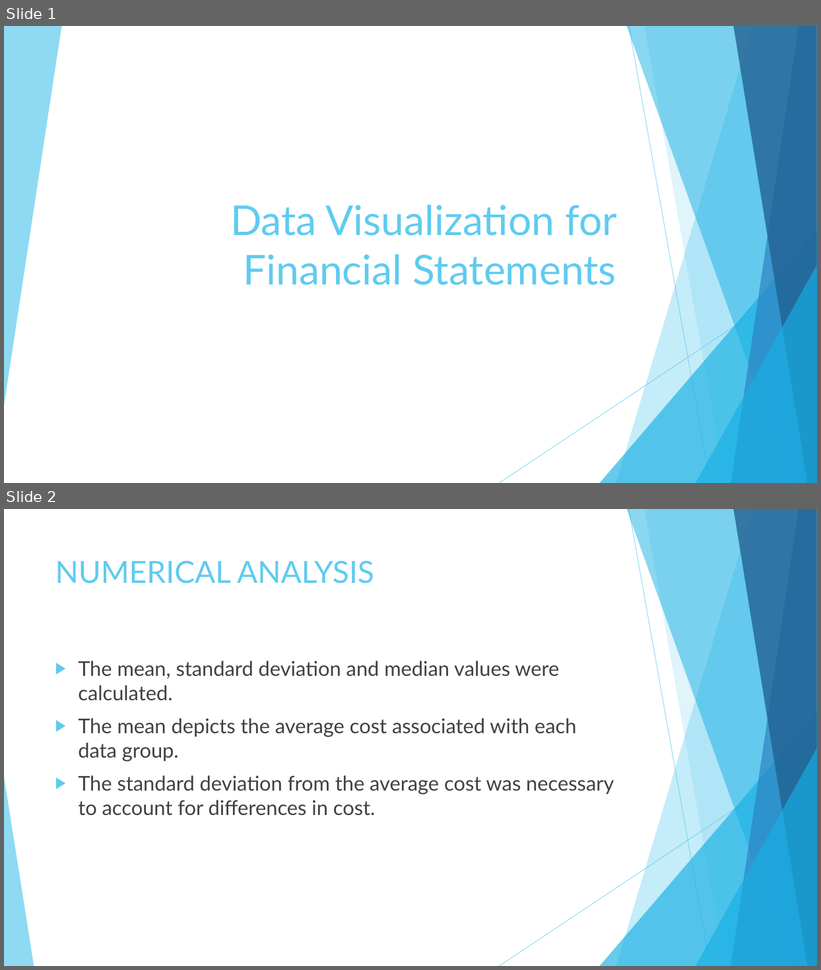
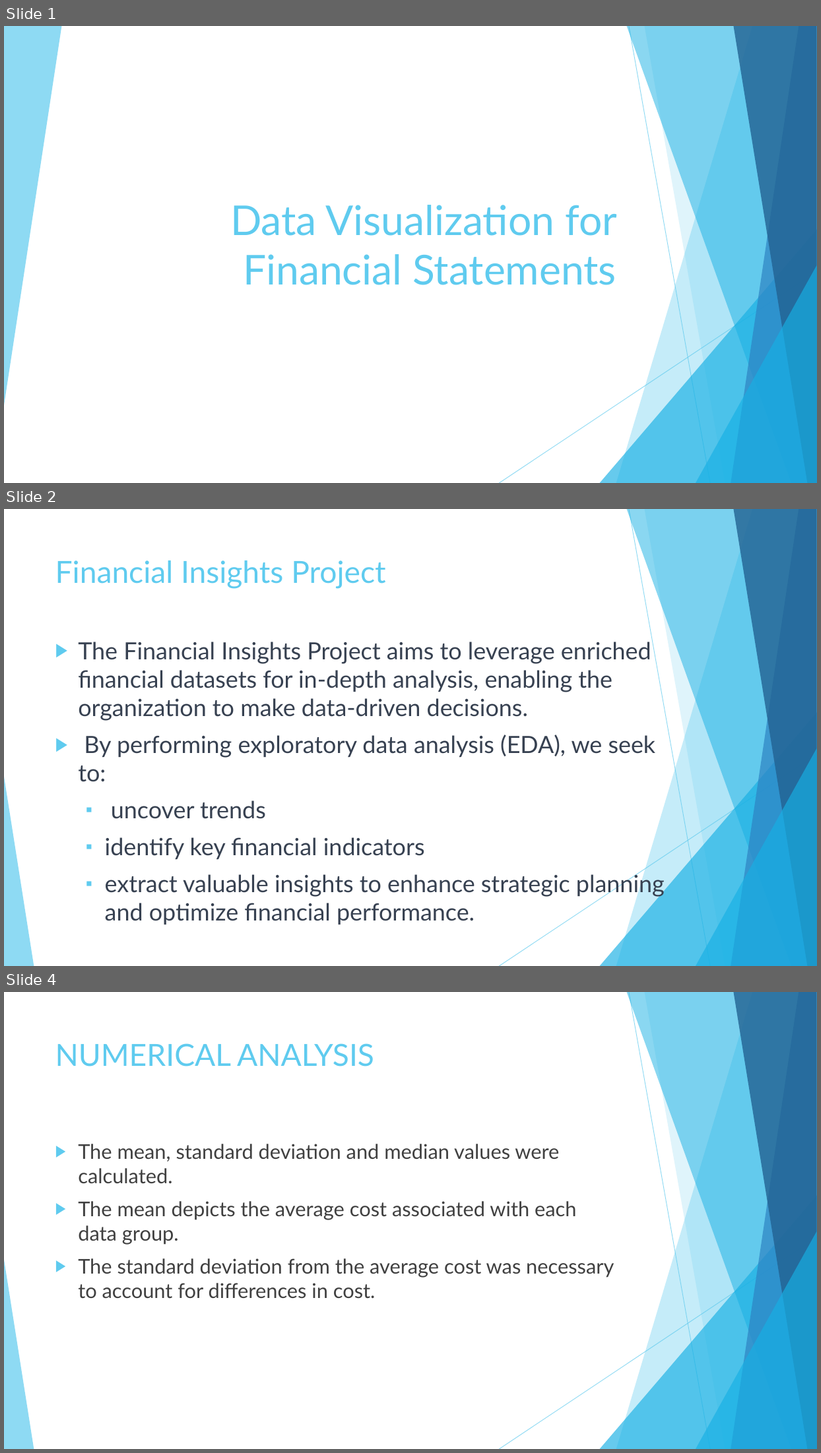
Before and after one commit to chogevic/dsc-dvp-project02, a slide deck: Data Visualization for Financial Statements.pptx. Shown one above the other, each under a label of ours: slides 1 and 2 before the commit, slides 1, 2 and 4 after it; the slides between them are not shown. The pictures are 821x970 and 821x1453 pixels, drawn with LibreOffice and Linux fonts; fonts in the diff are those of the drawing. Boxes give left, top, right and bottom in pixels: in the first picture for what was removed or moved away, otherwise in the second. Text is boxed around its words. In the diff, an @@ line names an element or a change of style, - is before the commit and + after.

```diff
--- a/Data Visualization for Financial Statements.pptx
+++ b/Data Visualization for Financial Statements.pptx
@@ slide 2 added at (4, 509, 817, 966), background #FFFFFF; not listed: 10 template elements that a slide beside it also shows @@
@@ title added at (55, 560, 385, 589), 36 pt, text #5FCBEF @@
+Financial Insights Project
@@ text added at (78, 642, 665, 925), 28 pt, text #374151 @@
+▶ The Financial Insights Project aims to leverage enriched financial datasets for in-depth analysis, enabling the organization to make data-driven decisions.
+▶ By performing exploratory data analysis (EDA), we seek to:
+  ▪ uncover trends
+  ▪ identify key financial indicators
+  ▪ extract valuable insights to enhance strategic planning and optimize financial performance.
@@ what was slide 2 is now slide 4 @@
```
Also in this commit, not shown: 18 slides changed, 11 other slides added, 1 slide removed, 4 other files.
